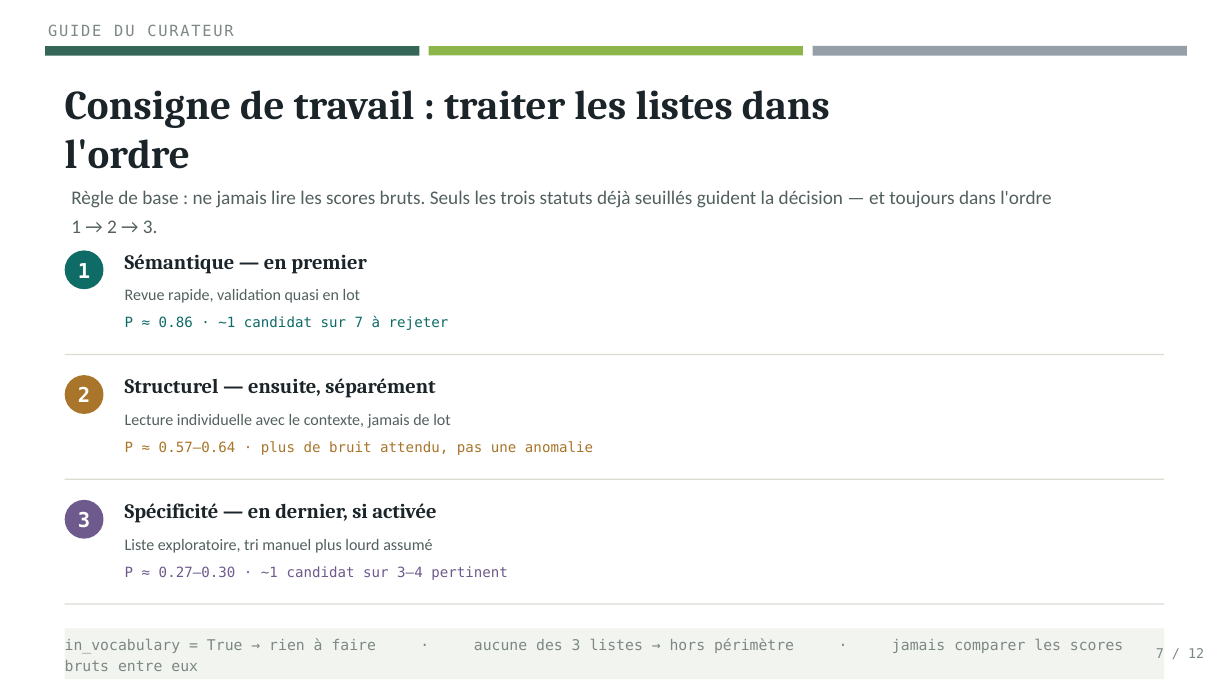
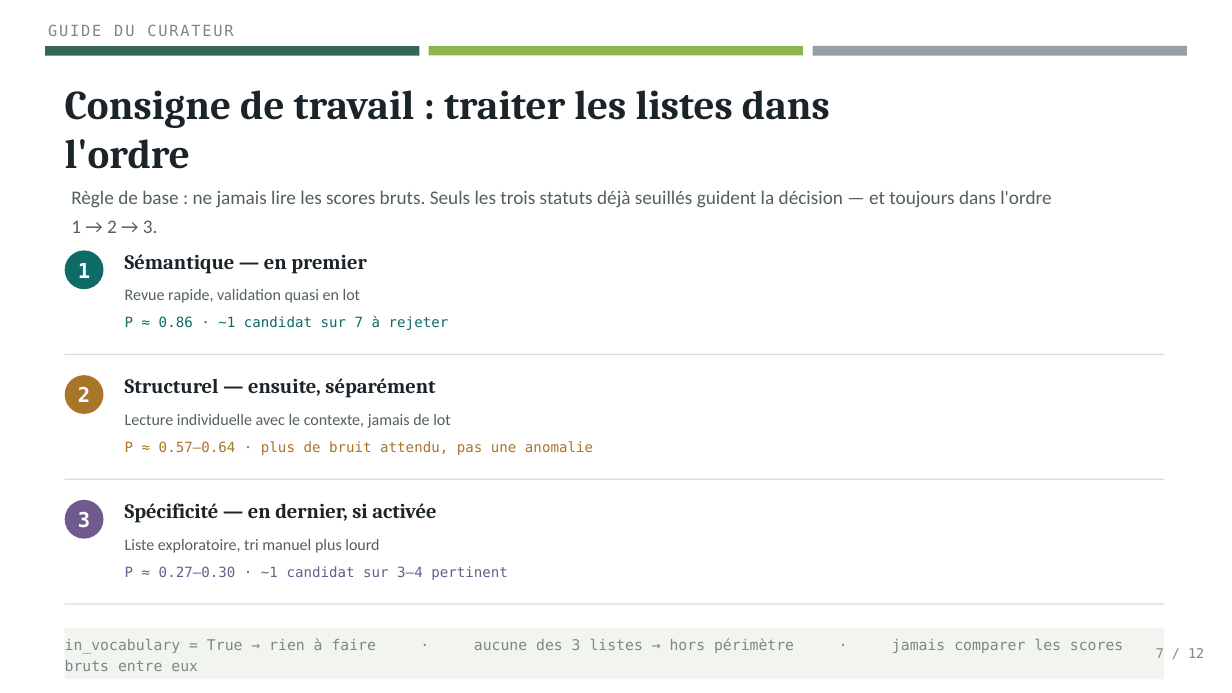
Before and after one commit to stephane54/loterre-annotate, a slide deck: slide 6 of docs/Extraction_terminologique_v2.pptx. Drawn at 1232x693 pixels with LibreOffice and Linux fonts; fonts in the diff are those of the drawing. Boxes give left, top, right and bottom in pixels: in the first picture for what was removed or moved away, otherwise in the second. Text is boxed around its words. In the diff, an @@ line names an element or a change of style, - is before the commit and + after.

```diff
--- a/docs/Extraction_terminologique_v2.pptx
+++ b/docs/Extraction_terminologique_v2.pptx
@@ text at [125, 539, 379, 553]: text changed @@
-Liste exploratoire, tri manuel plus lourd assumé
+Liste exploratoire, tri manuel plus lourd
```
Also in this commit, not shown: 6 other slides changed, 2 slides removed, 14 other files.
